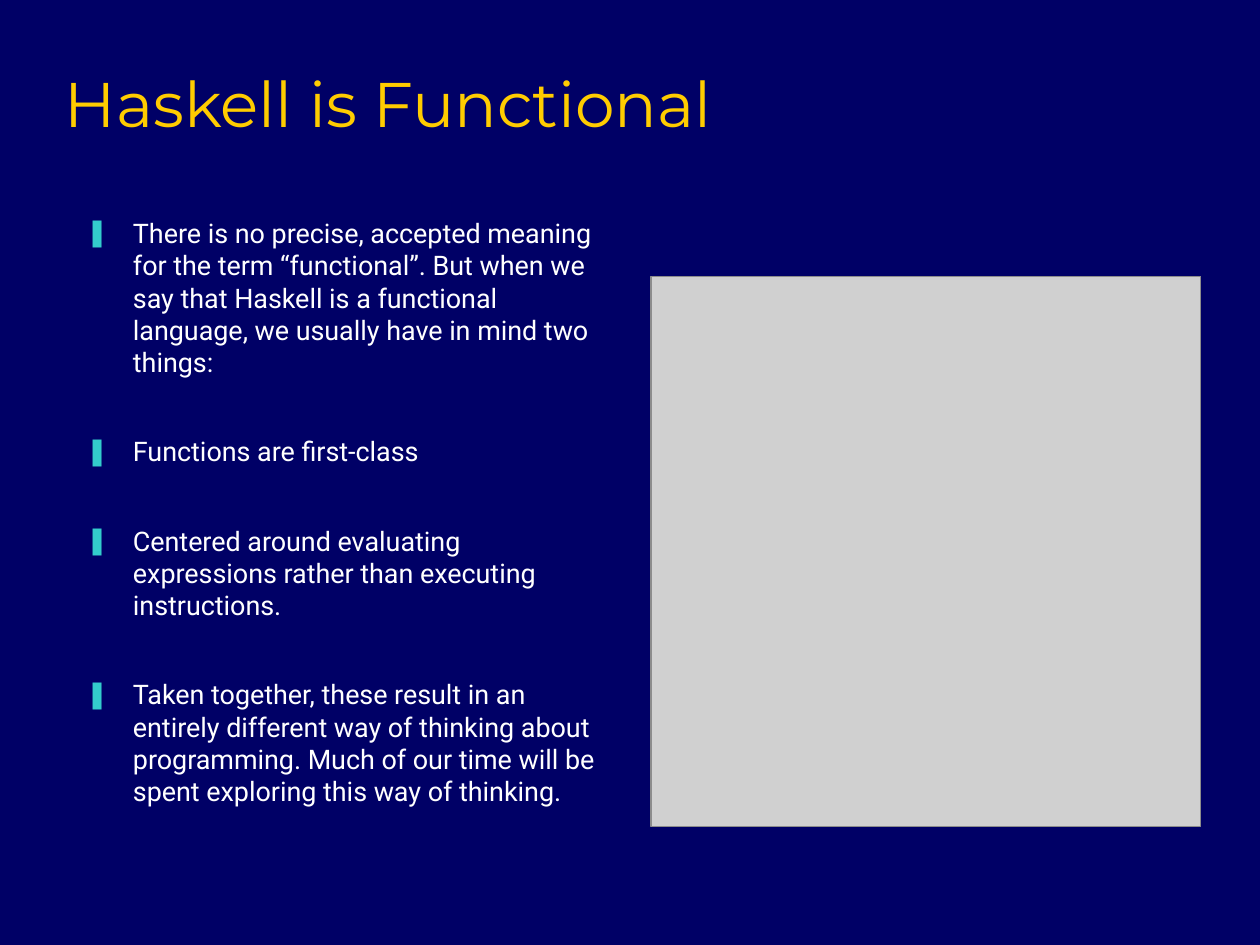
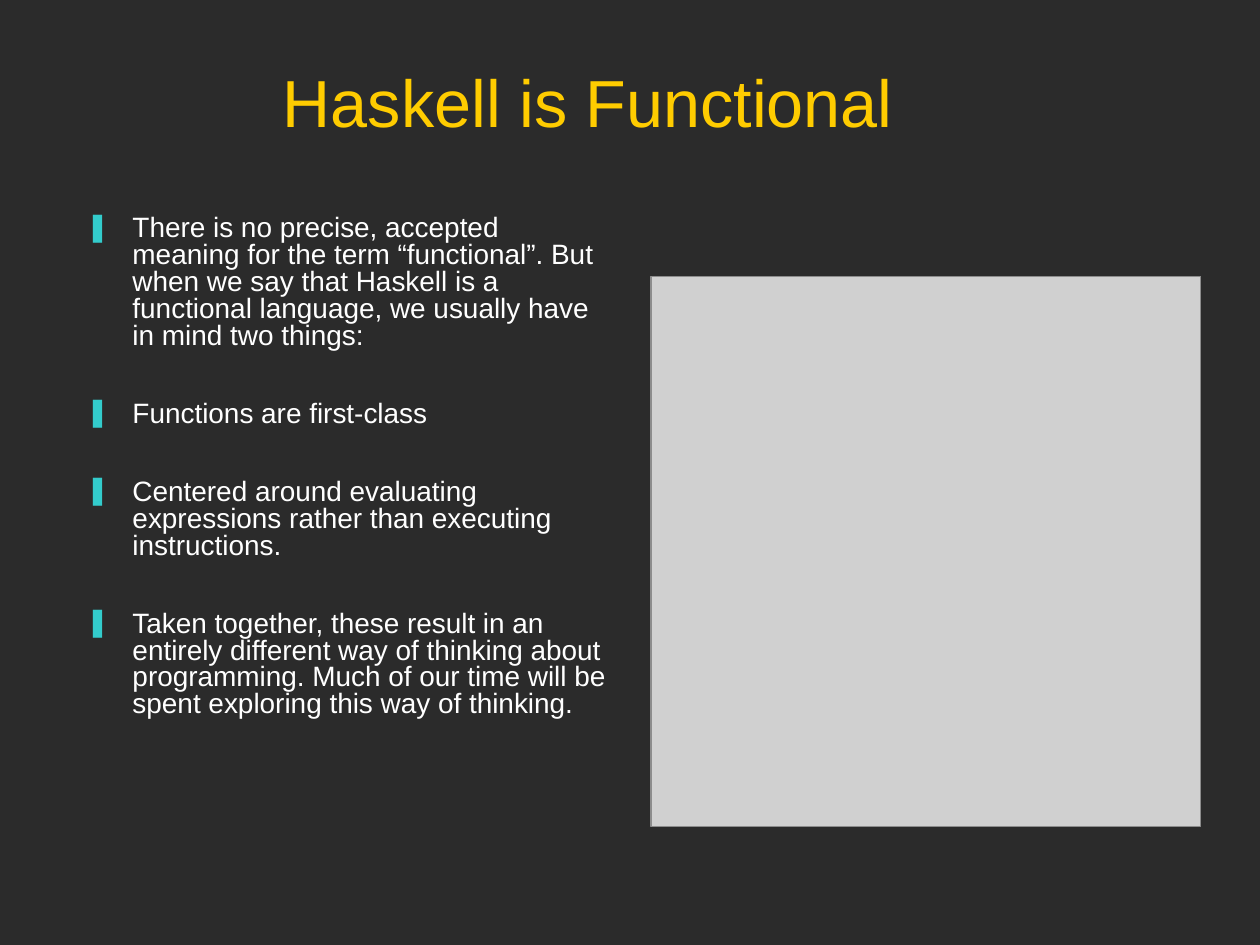
Before and after one commit to ouanixi/FPDundee, a slide deck: slide 6 of week1/week1.ppt. Drawn at 1260x945 pixels with LibreOffice and Linux fonts; fonts in the diff are those of the drawing; grey boxes stand for pictures; background and template pictures are left out; a plain dark background stands for a picture behind light text. Boxes give left, top, right and bottom in pixels: in the first picture for what was removed or moved away, otherwise in the second. Text is boxed around its words. In the diff, an @@ line names an element or a change of style, - is before the commit and + after.

```diff
--- a/week1/week1.ppt
+++ b/week1/week1.ppt
@@ background #000066 to picture (left out) @@
@@ title "Haskell is Functional" at bbox=[283, 78, 893, 128]: size 36 to 38 pt, font Montserrat to Arial; alignment left to centre @@
@@ text "There is no precise, accepted ..." at bbox=[132, 216, 605, 718]: size 15.4 to 16 pt, font Roboto to Arial; line spacing 1 to 0.8 @@
```
Also in this commit, not shown: 9 other slides changed, 1 other file.
